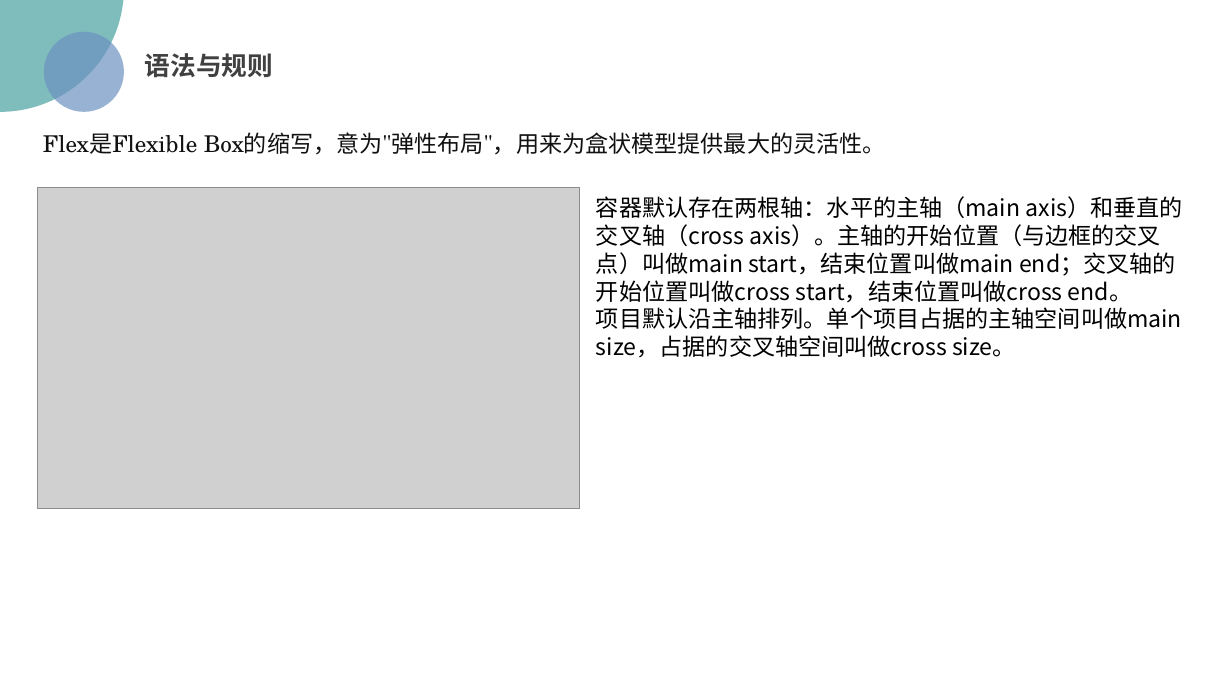
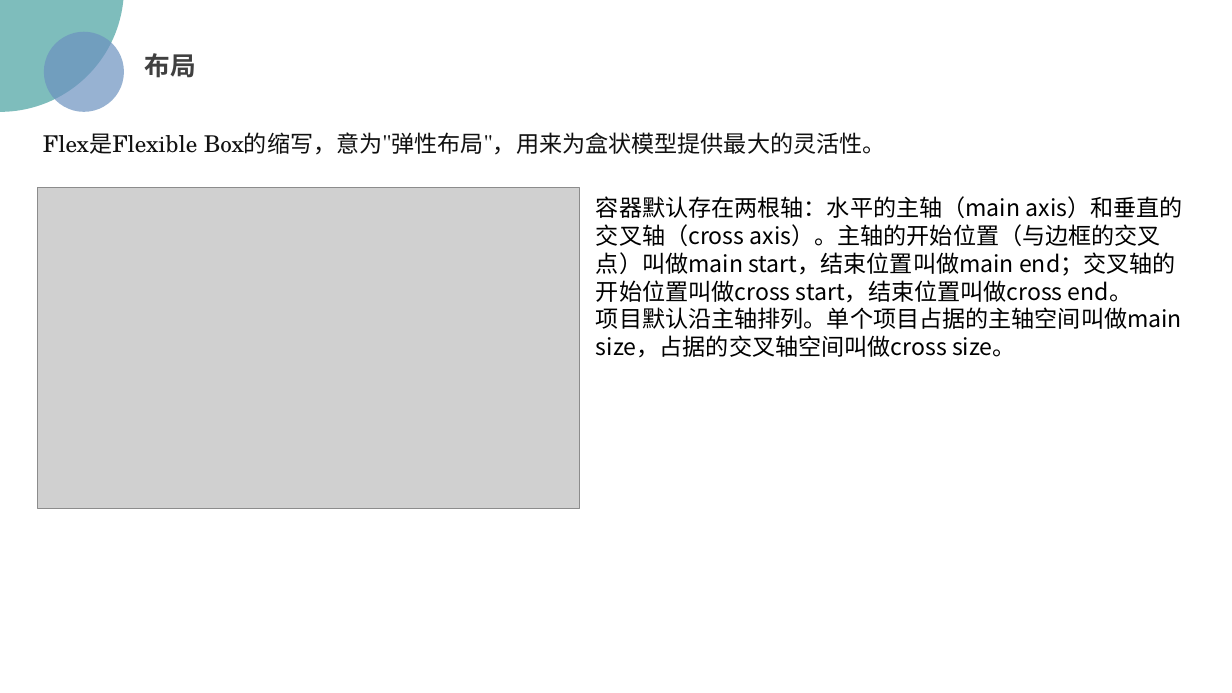
Before and after one commit to chutou/cssDemo, a slide deck: slide 40 of css 趣味之旅.pptx (slide 38 before the commit). Drawn at 1232x693 pixels with LibreOffice and Linux fonts; fonts in the diff are those of the drawing; grey boxes stand for pictures; background and template pictures are left out. Boxes give left, top, right and bottom in pixels: in the first picture for what was removed or moved away, otherwise in the second. Text is boxed around its words. In the diff, an @@ line names an element or a change of style, - is before the commit and + after.

```diff
--- a/css 趣味之旅.pptx
+++ b/css 趣味之旅.pptx
@@ text at <box>145,53,196,78</box>: text changed @@
-语法与规则
+布局
```
Also in this commit, not shown: 2 other slides changed, 14 slides added, 11 other files.
